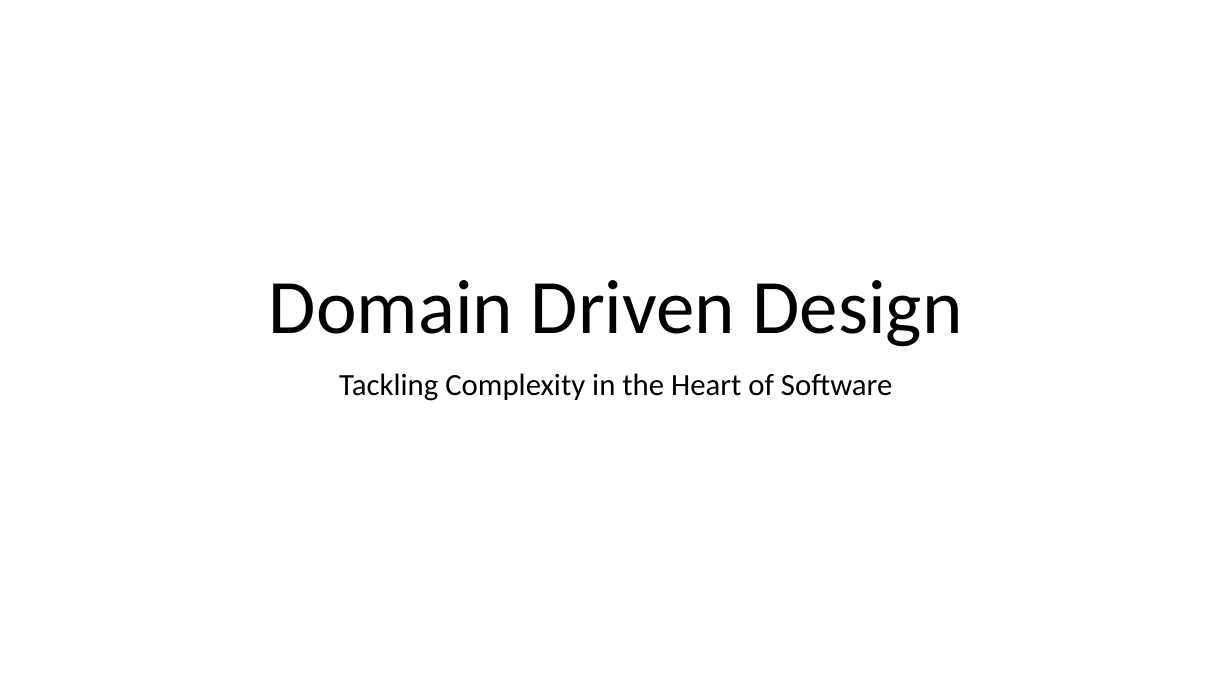
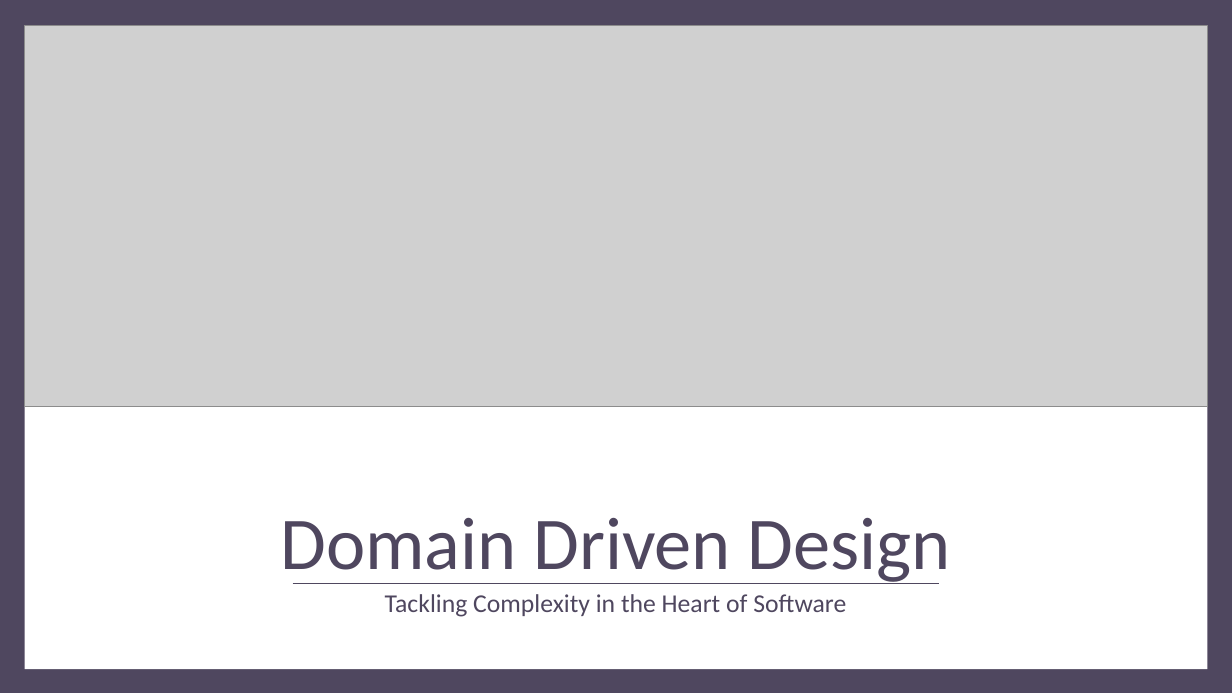
Before and after one commit to truongdinhthien/DDD-Docs, a slide deck: slide 1 of DDD.pptx. Drawn at 1232x693 pixels with LibreOffice and Linux fonts; fonts in the diff are those of the drawing; grey boxes stand for pictures. Boxes give left, top, right and bottom in pixels: in the first picture for what was removed or moved away, otherwise in the second. Text is boxed around its words. In the diff, an @@ line names an element or a change of style, - is before the commit and + after.

Commit message:
WIP

```diff
--- a/DDD.pptx
+++ b/DDD.pptx
@@ rectangle added at (0,0,1232,693), fill #4F475F @@
@@ rectangle added at (25,26,1208,669), fill #FFFFFF @@
@@ picture added at (25,26,1208,407) @@
@@ title "Domain Driven Design": place and size @@
-title "Domain Driven Design" at (269,280,963,347)
+title "Domain Driven Design" at (280,518,951,584)
@@ title "Domain Driven Design" at (280,518,951,584): size 60 to 58 pt, text colour #000000 to #4F475F @@
@@ subtitle "Tackling Complexity in the Heart ...": place and size @@
-subtitle "Tackling Complexity in the Heart ..." at (339,373,892,401)
+subtitle "Tackling Complexity in the Heart ..." at (385,594,846,617)
@@ subtitle "Tackling Complexity in the Heart ..." at (385,594,846,617): size 24 to 20 pt, text colour #000000 to #4F475F @@
@@ line added from (293, 583) to (940, 583), #4F475F 0.5 pt @@
```
Also in this commit, not shown: 2 slides added, 3 slides removed.
